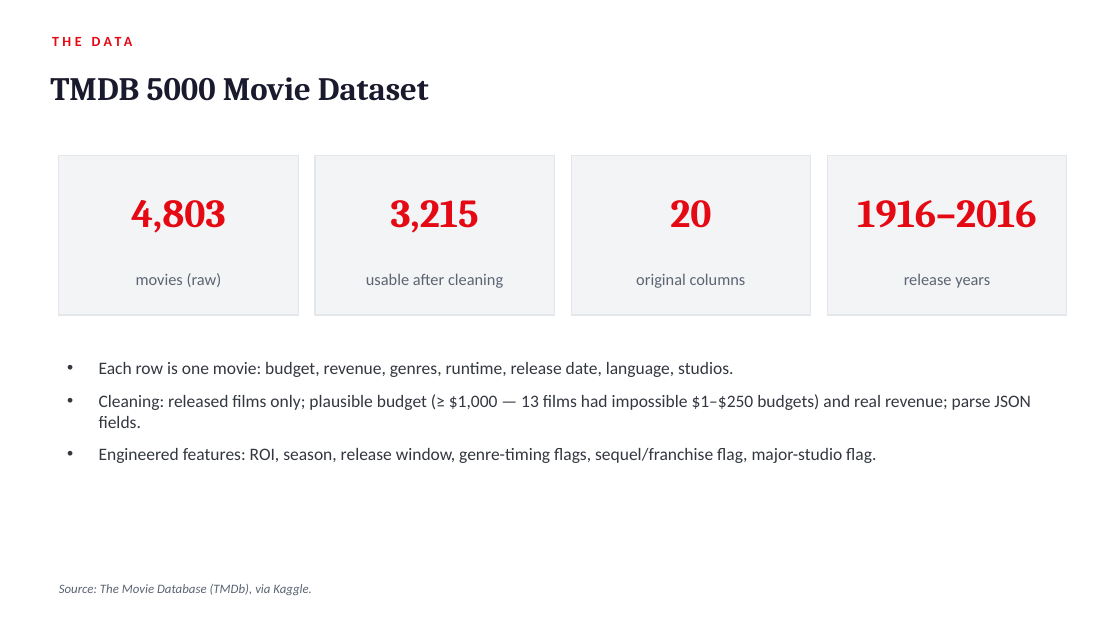
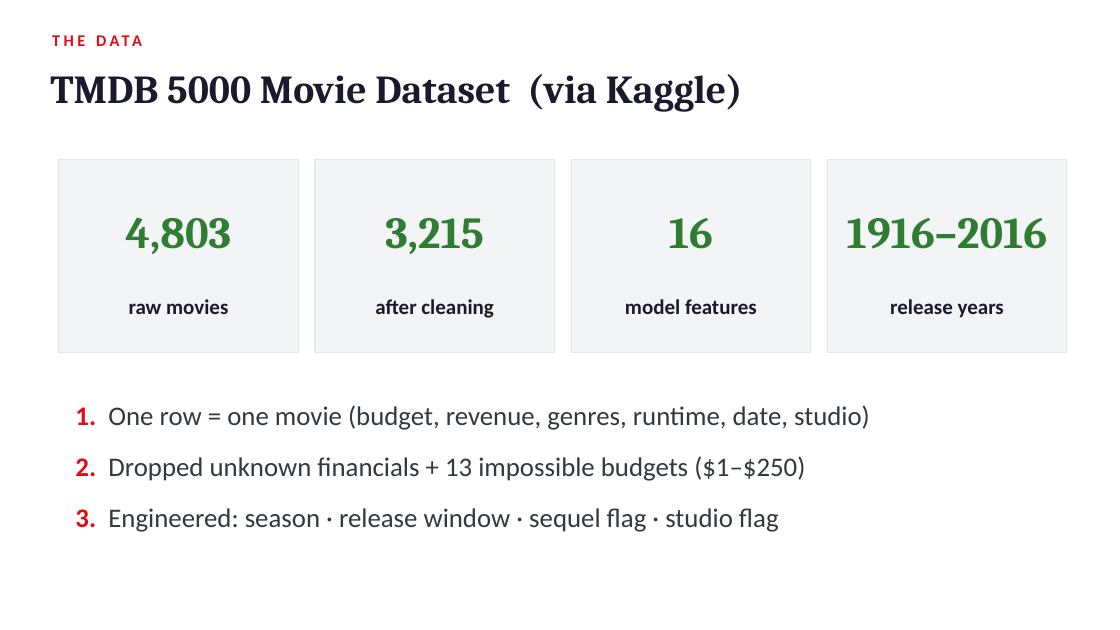
Before and after one commit to bdspeicher12/UMBC-DATA606-Capstone, a slide deck: slide 4 of docs/final_presentation.pptx. Drawn at 1120x630 pixels with LibreOffice and Linux fonts; fonts in the diff are those of the drawing. Boxes give left, top, right and bottom in pixels: in the first picture for what was removed or moved away, otherwise in the second. Text is boxed around its words. In the diff, an @@ line names an element or a change of style, - is before the commit and + after.

```diff
--- a/docs/final_presentation.pptx
+++ b/docs/final_presentation.pptx
@@ text "THE DATA" at (52, 25, 1060, 55): size 12 to 14 pt @@
@@ text at (50, 74, 743, 112): text changed; size 28 to 34 pt @@
-TMDB 5000 Movie Dataset
+TMDB 5000 Movie Dataset (via Kaggle)
@@ rectangle: place and size @@
-rectangle at (59, 155, 298, 315)
+rectangle at (59, 160, 298, 353)
@@ rectangle: place and size @@
-rectangle at (315, 155, 555, 315)
+rectangle at (315, 160, 555, 353)
@@ rectangle: place and size @@
-rectangle at (571, 155, 811, 315)
+rectangle at (571, 160, 811, 353)
@@ rectangle: place and size @@
-rectangle at (828, 155, 1067, 315)
+rectangle at (828, 160, 1067, 353)
@@ text "4,803": place and size @@
-text "4,803" at (131, 200, 225, 233)
+text "4,803" at (126, 218, 232, 254)
@@ text "3,215": place and size @@
-text "3,215" at (391, 200, 479, 233)
+text "3,215" at (385, 218, 484, 254)
@@ size 34 to 38 pt, text colour #E50914 to #2E7D32 in 3 elements at (126, 218, 232, 254), (385, 218, 484, 254), (847, 218, 1048, 249) @@
@@ text "1916–2016": place and size @@
-text "1916–2016" at (857, 200, 1036, 228)
+text "1916–2016" at (847, 218, 1048, 249)
@@ text at (669, 218, 713, 249): text changed; size 34 to 38 pt; text colour #E50914 to #2E7D32 @@
-20
+16
@@ text at (129, 299, 228, 314): text changed; size 14 to 18 pt; text colour #5B6472 to #1A1A2E; bold on @@
-movies (raw)
+raw movies
@@ text at (375, 299, 493, 318): text changed; size 14 to 18 pt; text colour #5B6472 to #1A1A2E; bold on @@
-usable after cleaning
+after cleaning
@@ text at (625, 299, 757, 314): text changed; size 14 to 18 pt; text colour #5B6472 to #1A1A2E; bold on @@
-original columns
+model features
@@ text "release years": place and size @@
-text "release years" at (904, 273, 990, 288)
+text "release years" at (890, 299, 1004, 318)
@@ text "release years" at (890, 299, 1004, 318): size 14 to 18 pt, text colour #5B6472 to #1A1A2E, bold on @@
@@ text at (75, 405, 870, 532): text changed; size 15 to 23 pt @@
-• Each row is one movie: budget, revenue, genres, runtime, release date, language, studios.
-• Cleaning: released films only; plausible budget (≥ $1,000 — 13 films had impossible $1–$250 budgets) and real revenue; parse JSON fields.
-• Engineered features: ROI, season, release window, genre-timing flags, sequel/franchise flag, major-studio flag.
+1. One row = one movie (budget, revenue, genres, runtime, date, studio)
+2. Dropped unknown financials + 13 impossible budgets ($1–$250)
+3. Engineered: season · release window · sequel flag · studio flag
@@ text removed at (59, 584, 312, 595) @@
-Source: The Movie Database (TMDb), via Kaggle.
```
Also in this commit, not shown: 5 other slides changed, 9 slides added, 10 slides removed, 1 other file.
